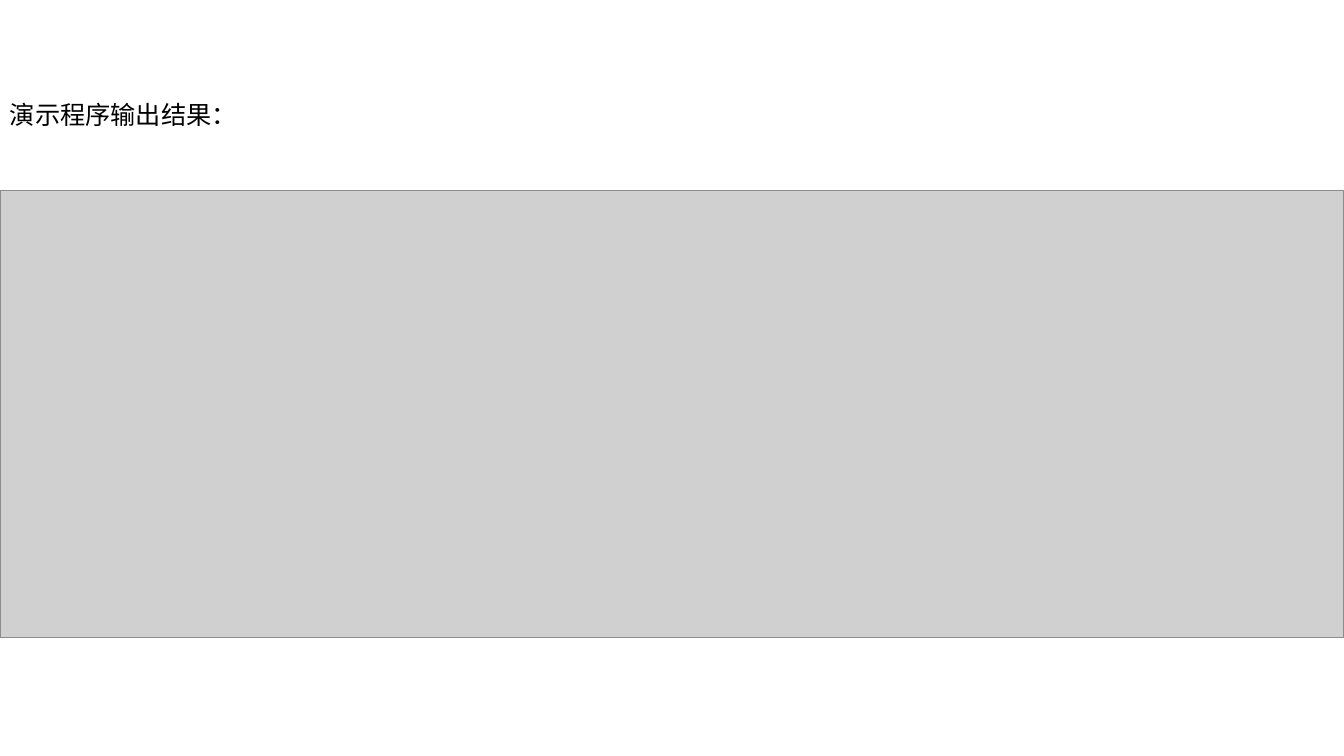
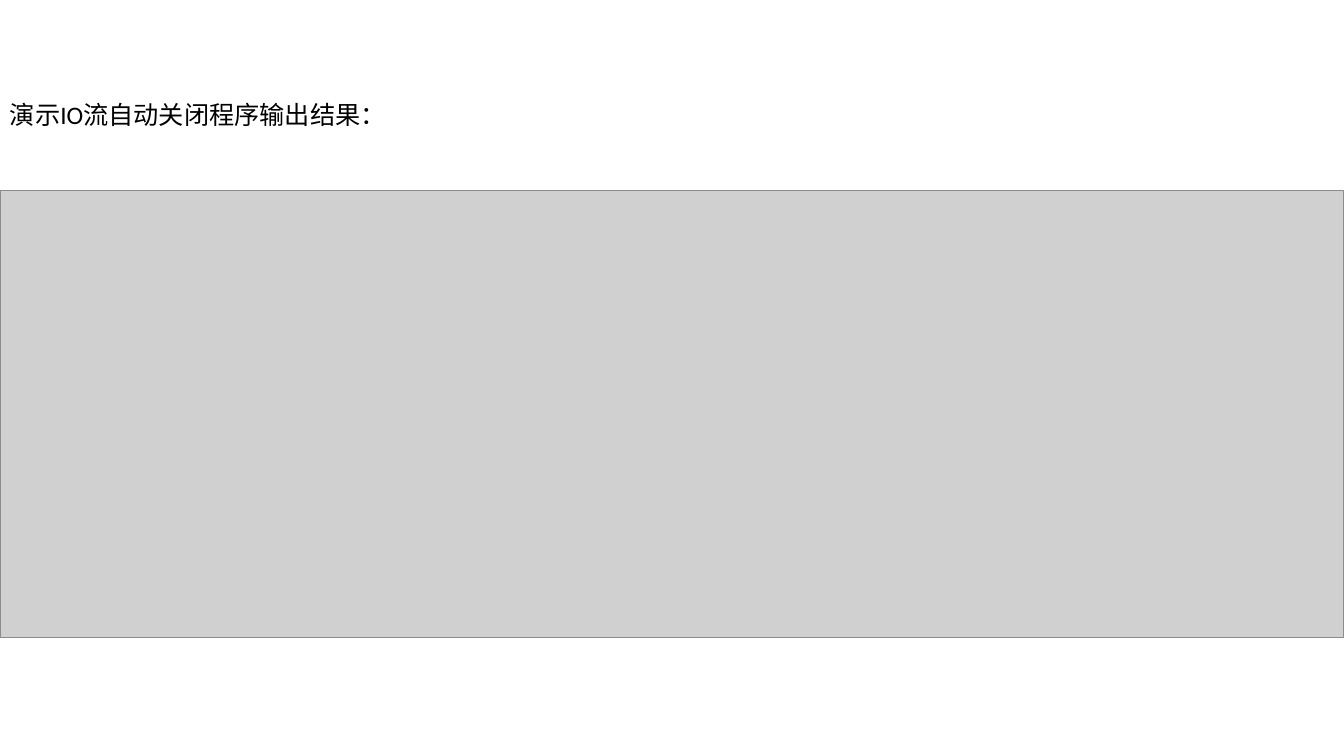
Before and after one commit to zhangyd3739/gitPath, a slide deck: slide 5 of Netty入门指南.pptx. Drawn at 1344x756 pixels with LibreOffice and Linux fonts; fonts in the diff are those of the drawing; grey boxes stand for pictures. Boxes give left, top, right and bottom in pixels: in the first picture for what was removed or moved away, otherwise in the second. Text is boxed around its words. In the diff, an @@ line names an element or a change of style, - is before the commit and + after.

```diff
--- a/Netty入门指南.pptx
+++ b/Netty入门指南.pptx
@@ text at (10, 102, 386, 126): text changed @@
-演示程序输出结果：
+演示IO流自动关闭程序输出结果：
```
Also in this commit, not shown: 1 other slide changed, 1 slide added, 2 other files.
